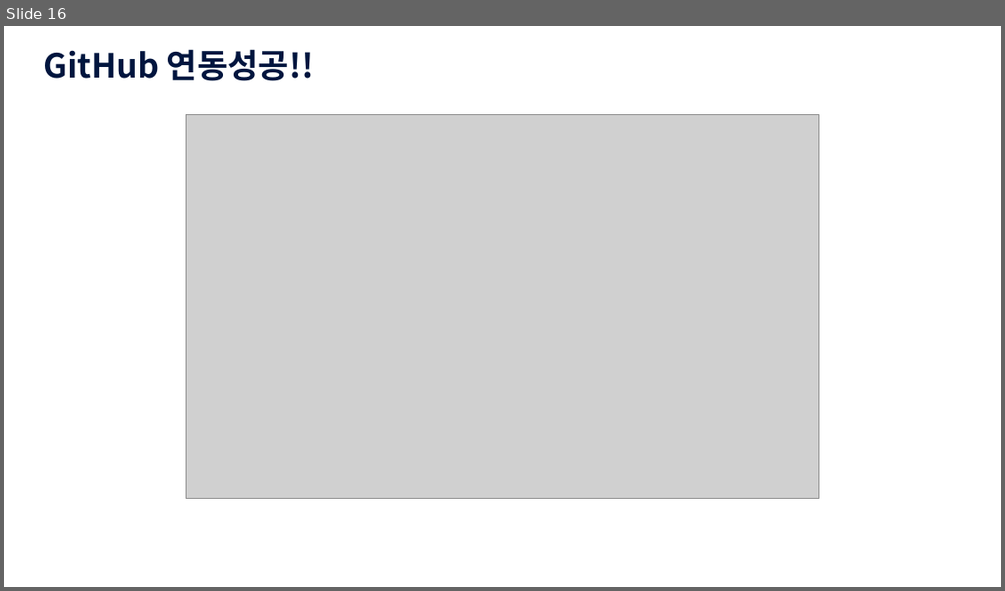
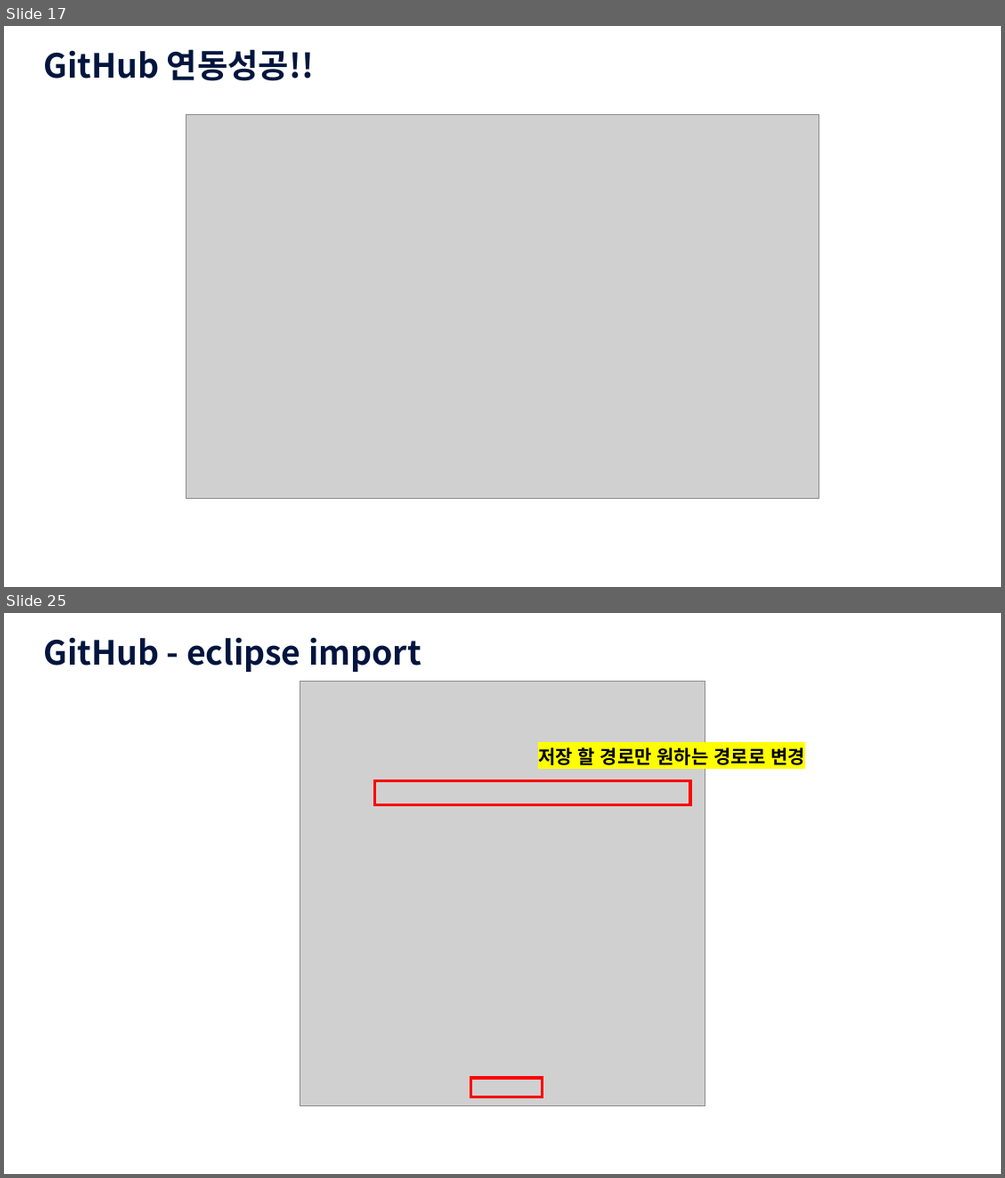
Before and after one commit to dobby2024/JavaSEW, a slide deck: src/JAVA_GitHub연동.pptx. Shown one above the other, each under a label of ours: slide 16 before the commit, slides 17 and 25 after it; the slides between them are not shown. The pictures are 1005x591 and 1005x1178 pixels, drawn with LibreOffice and Linux fonts; fonts in the diff are those of the drawing; grey boxes stand for pictures; background and template pictures are left out. Boxes give left, top, right and bottom in pixels: in the first picture for what was removed or moved away, otherwise in the second. Text is boxed around its words. In the diff, an @@ line names an element or a change of style, - is before the commit and + after.

```diff
--- a/src/JAVA_GitHub연동.pptx
+++ b/src/JAVA_GitHub연동.pptx
@@ slide 25 added at (4,613,1001,1174), background picture (left out) @@
@@ text added at (43,637,421,672), 32 pt, text #00153E, bold @@
+GitHub - eclipse import
@@ picture added at (299,681,705,1107) @@
@@ text added at (538,747,805,765), 18 pt, text #000000, bold @@
+저장 할 경로만 원하는 경로로 변경
@@ rectangle added at (375,780,690,804), outline #FF0000 3 pt @@
@@ rectangle added at (470,1078,542,1097), outline #FF0000 3 pt @@
@@ what was slide 16 is now slide 17 @@
```
Also in this commit, not shown: 11 other slides added.
